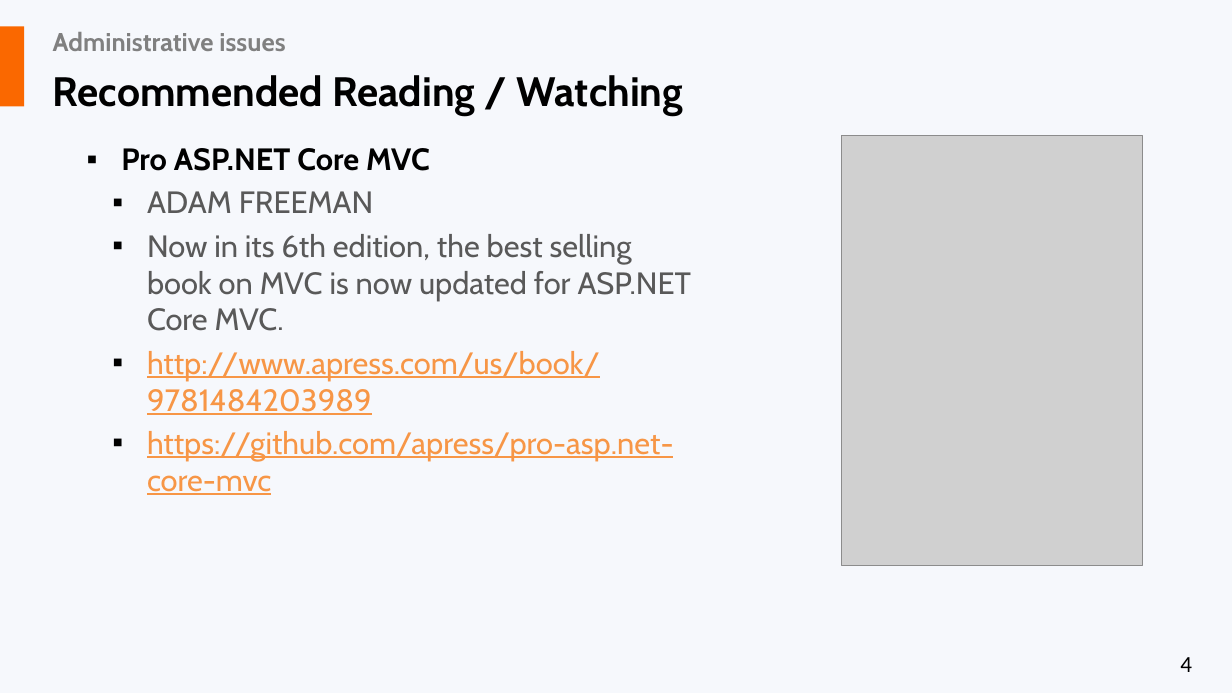
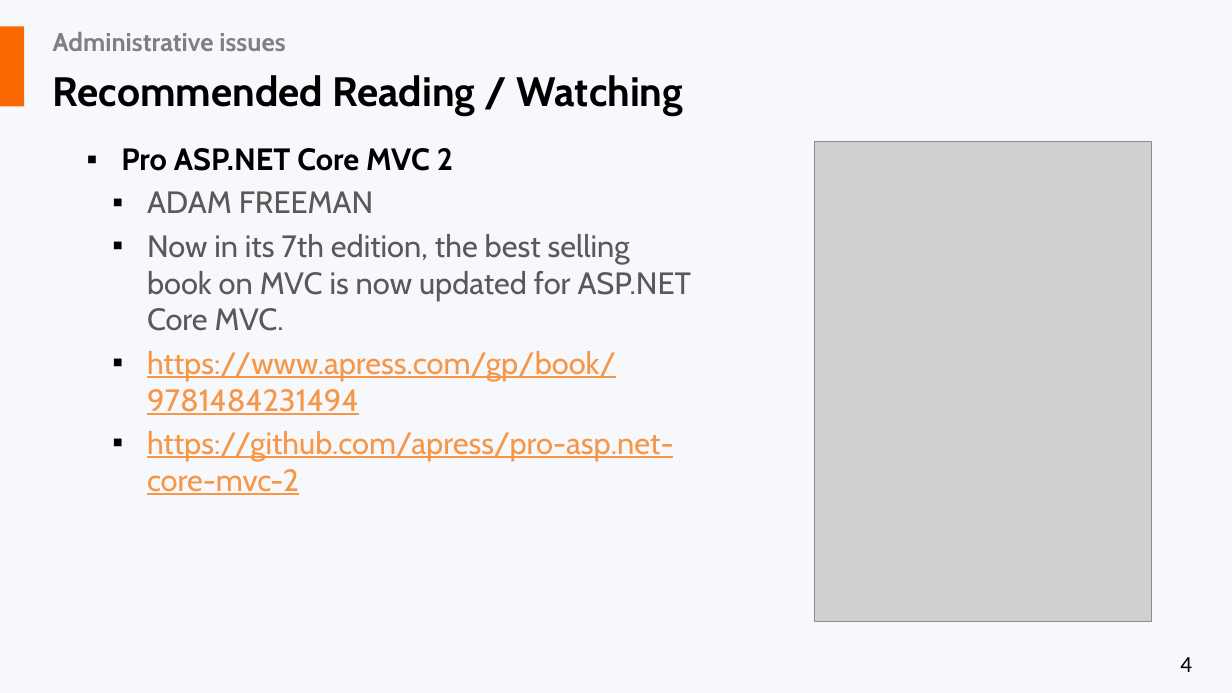
Before and after one commit to liviucotfas/ase-web-and-cloud-applications-security, a slide deck: slide 4 of Presentation ASPNET MVC Core - Part I.pptx. Drawn at 1232x693 pixels with LibreOffice and Linux fonts; fonts in the diff are those of the drawing; grey boxes stand for pictures. Boxes give left, top, right and bottom in pixels: in the first picture for what was removed or moved away, otherwise in the second. Text is boxed around its words. In the diff, an @@ line names an element or a change of style, - is before the commit and + after.

```diff
--- a/Presentation ASPNET MVC Core - Part I.pptx
+++ b/Presentation ASPNET MVC Core - Part I.pptx
@@ text at (121,148,453,171): text changed @@
-▪ Pro ASP.NET Core MVC
+▪ Pro ASP.NET Core MVC 2
@@ picture: place and size @@
-picture at (842,136,1142,566)
+picture at (815,141,1153,622)
@@ text at (147,234,692,495): text changed @@
-  ▪ Now in its 6th edition, the best selling book on MVC is now updated for ASP.NET Core MVC.
-  ▪ http://www.apress.com/us/book/9781484203989
-  ▪ https://github.com/apress/pro-asp.net-core-mvc
+  ▪ Now in its 7th edition, the best selling book on MVC is now updated for ASP.NET Core MVC.
+  ▪ https://www.apress.com/gp/book/9781484231494
+  ▪ https://github.com/apress/pro-asp.net-core-mvc-2
```
Also in this commit, not shown: 17 other slides changed, 2 slides removed, 4 other files.
